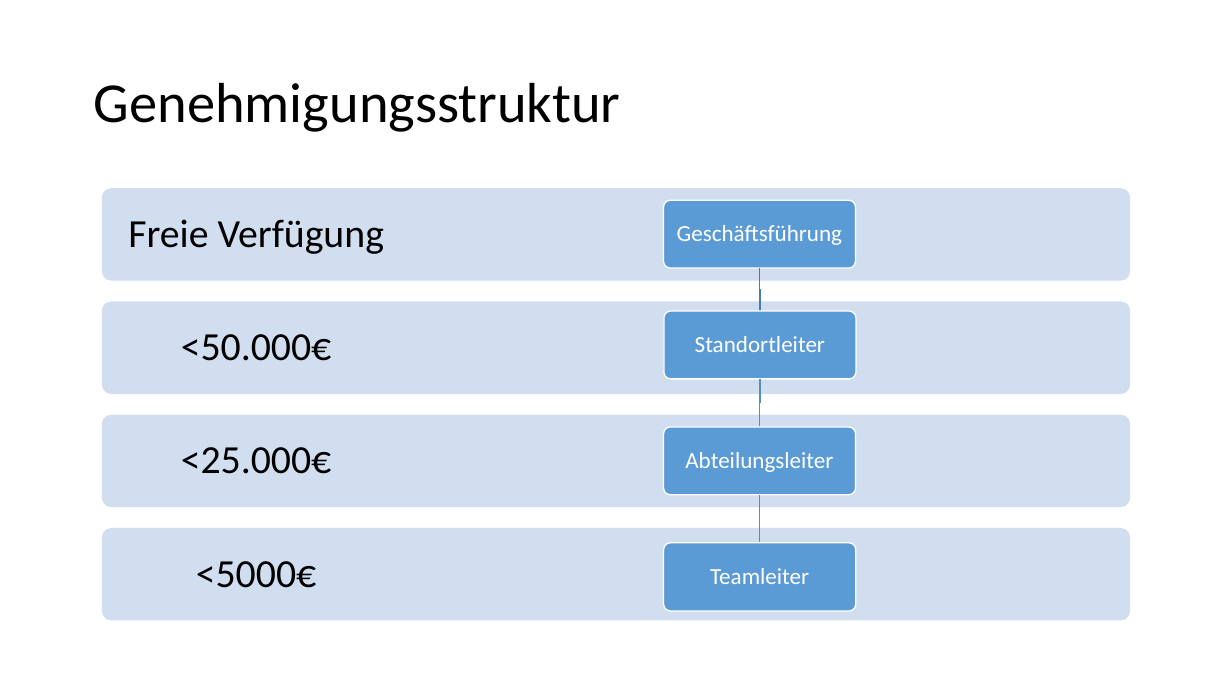
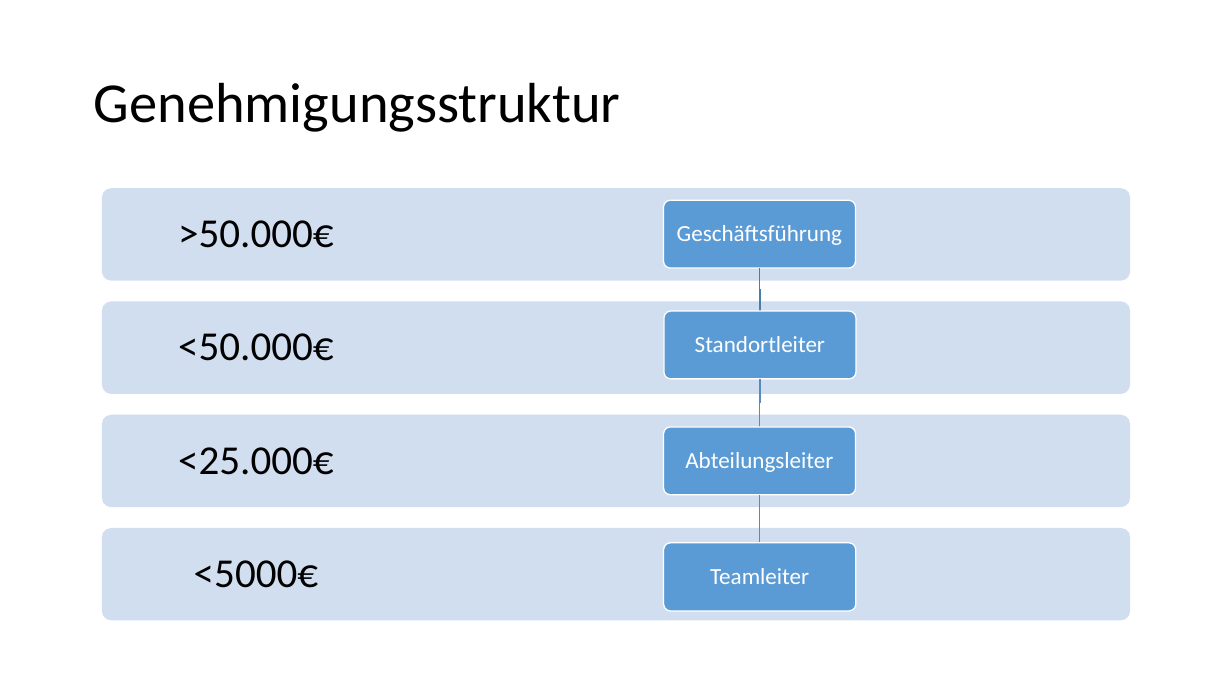
Before and after one commit to Masterarth/PM, a slide deck: slide 9 of documents/projectmanagement/Praesentationen/Vorstellung_Zwischenpräsentation_Final.pptx. Drawn at 1232x693 pixels with LibreOffice and Linux fonts; fonts in the diff are those of the drawing. Boxes give left, top, right and bottom in pixels: in the first picture for what was removed or moved away, otherwise in the second. Text is boxed around its words. In the diff, an @@ line names an element or a change of style, - is before the commit and + after.

```diff
--- a/documents/projectmanagement/Praesentationen/Vorstellung_Zwischenpräsentation_Final.pptx
+++ b/documents/projectmanagement/Praesentationen/Vorstellung_Zwischenpräsentation_Final.pptx
@@ text at bbox=[178, 220, 334, 248]: text changed; size 31 to 32 pt @@
-Freie Verfügung
+>50.000€
@@ size 31 to 32 pt in 3 elements at bbox=[194, 560, 319, 588], bbox=[178, 447, 334, 475], bbox=[178, 333, 334, 361] @@
```
Also in this commit, not shown: 4 other slides changed, 5 slides added, 2 slides removed, 1 other file.
